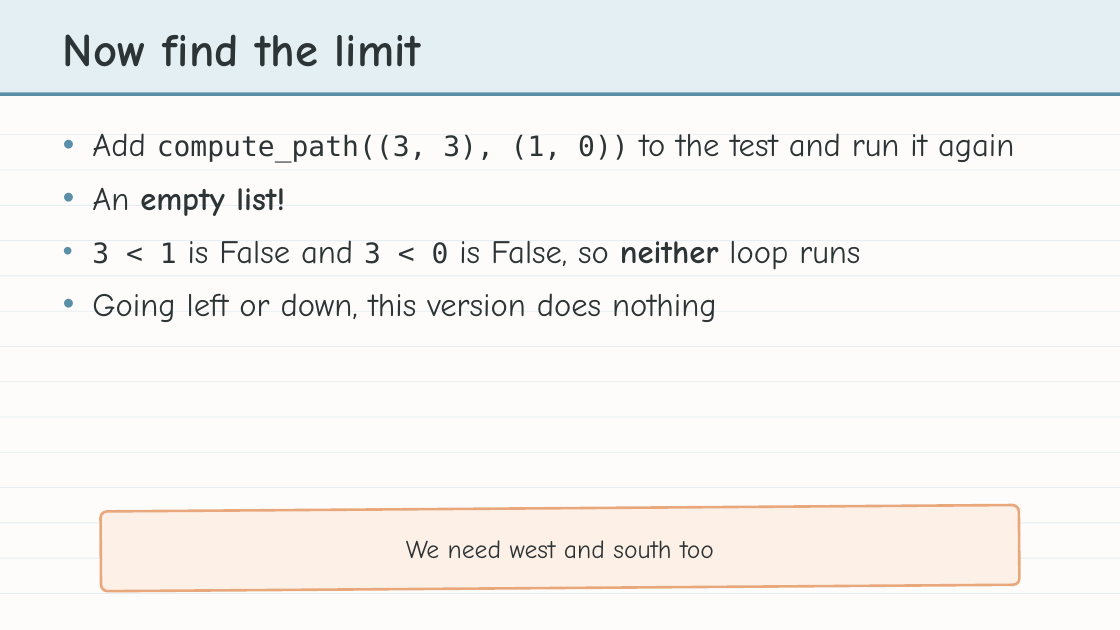
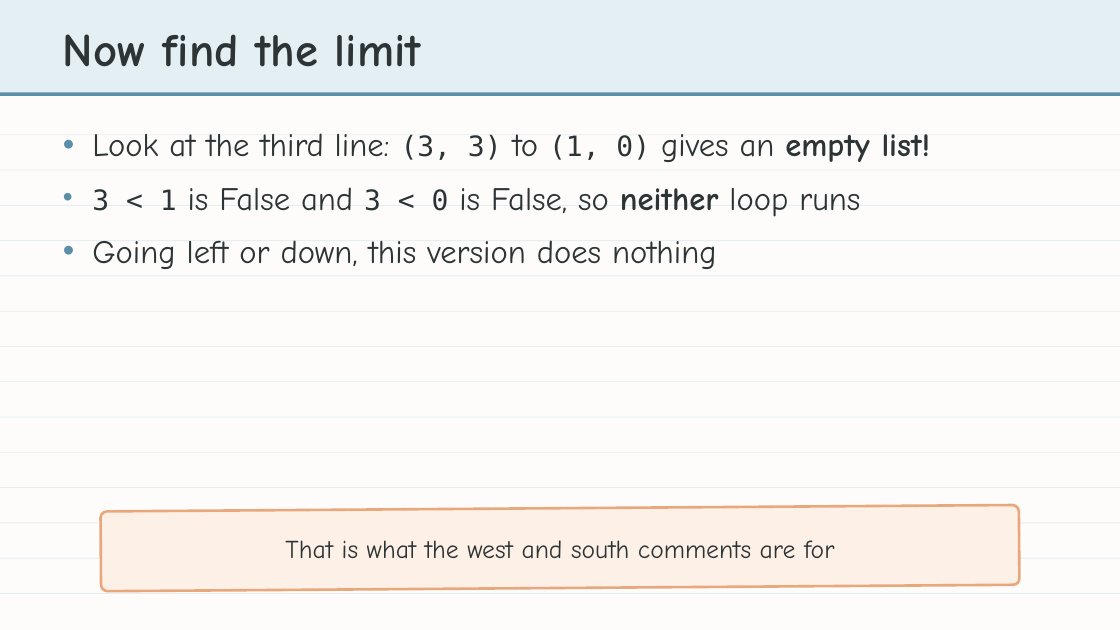
Before and after one commit to bradamiller/LearningPython, a slide deck: slide 18 of static/slides/module-04-manhattan/module-4-lesson-04-the-manhattan-algorithm.pptx. Drawn at 1120x630 pixels with LibreOffice and Linux fonts; fonts in the diff are those of the drawing. Boxes give left, top, right and bottom in pixels: in the first picture for what was removed or moved away, otherwise in the second. Text is boxed around its words. In the diff, an @@ line names an element or a change of style, - is before the commit and + after.

```diff
--- a/static/slides/module-04-manhattan/module-4-lesson-04-the-manhattan-algorithm.pptx
+++ b/static/slides/module-04-manhattan/module-4-lesson-04-the-manhattan-algorithm.pptx
@@ text at <box>92,133,931,162</box>: text changed @@
-• Add compute_path((3, 3), (1, 0)) to the test and run it again
-• An empty list!
+• Look at the third line: (3, 3) to (1, 0) gives an empty list!
@@ text at <box>285,540,834,559</box>: text changed @@
-We need west and south too
+That is what the west and south comments are for
```
Also in this commit, not shown: 9 other slides changed, 2 slides added, 2 slides removed, 47 other files.
